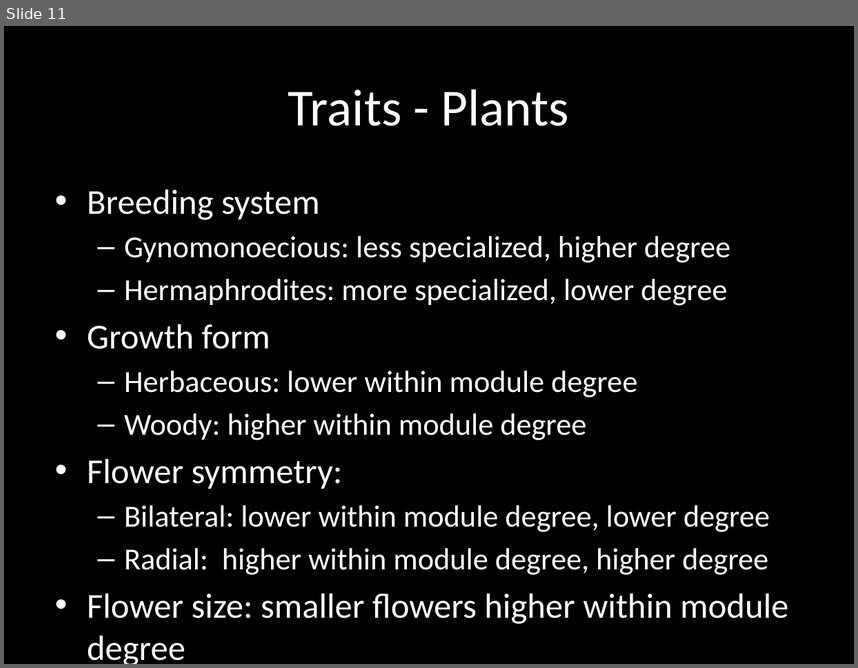
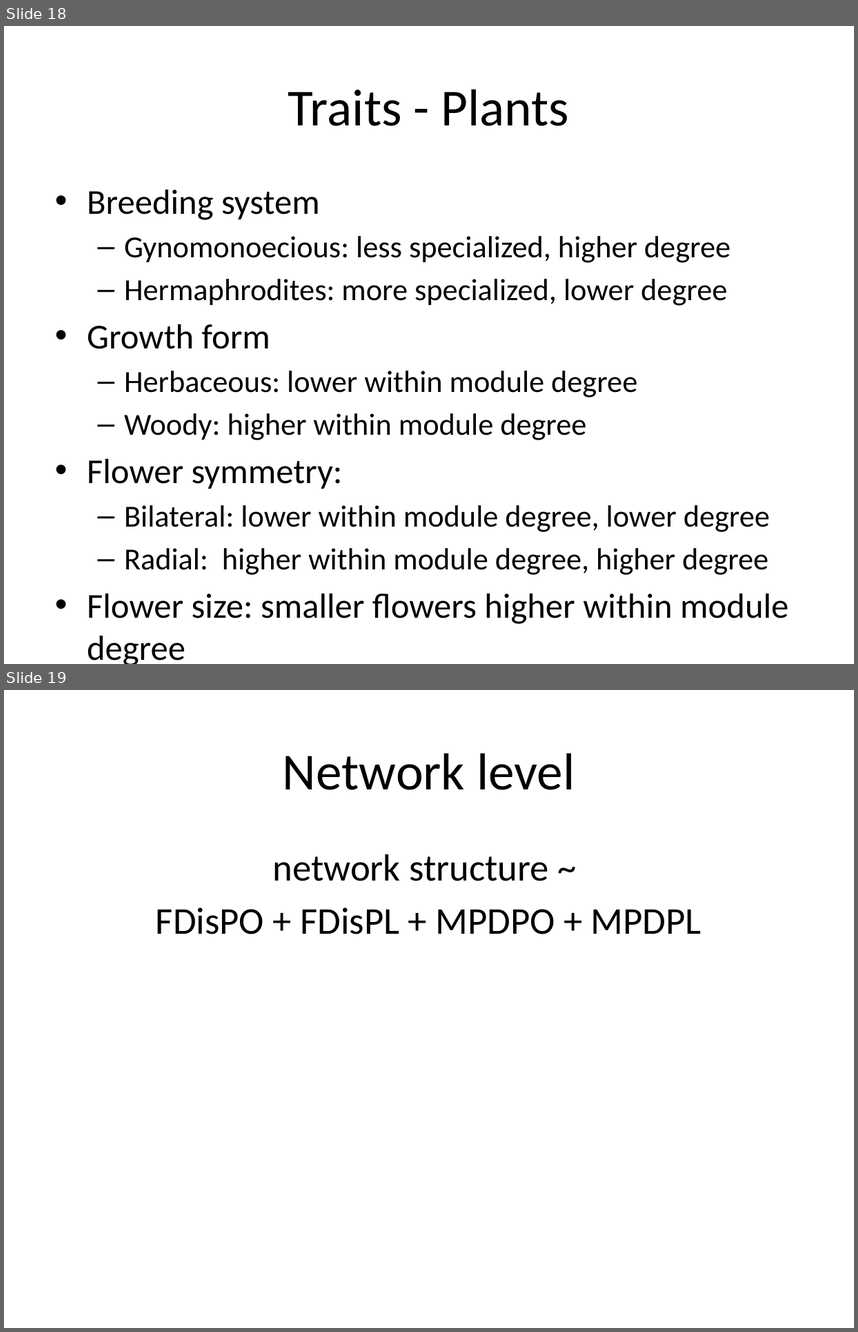
Before and after one commit to sckott/talks, a slide deck: canpolintalk/scott.pptx. Shown one above the other, each under a label of ours: slide 11 before the commit, slides 18 and 19 after it. The pictures are 858x668 and 858x1332 pixels, drawn with LibreOffice and Linux fonts; fonts in the diff are those of the drawing. Boxes give left, top, right and bottom in pixels: in the first picture for what was removed or moved away, otherwise in the second. Text is boxed around its words. In the diff, an @@ line names an element or a change of style, - is before the commit and + after.

```diff
--- a/canpolintalk/scott.pptx
+++ b/canpolintalk/scott.pptx
@@ slide 19 added at <box>4,690,854,1328</box>, background #FFFFFF @@
@@ title added at <box>283,753,575,790</box>, 44 pt, text #000000 @@
+Network level
@@ text added at <box>156,854,702,934</box>, 32 pt, text #000000 @@
+network structure ~
+FDisPO + FDisPL + MPDPO + MPDPL
@@ what was slide 11 is now slide 18 @@
@@ slide 18 changed as well @@
@@ background #000000 to #FFFFFF @@
@@ title "Traits - Plants" at <box>288,89,570,126</box>: text colour #FFFFFF to #000000 @@
@@ text "Breeding system" at <box>87,190,789,624</box>: text colour #FFFFFF to #000000 @@
```
Also in this commit, not shown: 15 other slides changed, 13 other slides added, 2 slides removed, 11 other files.
